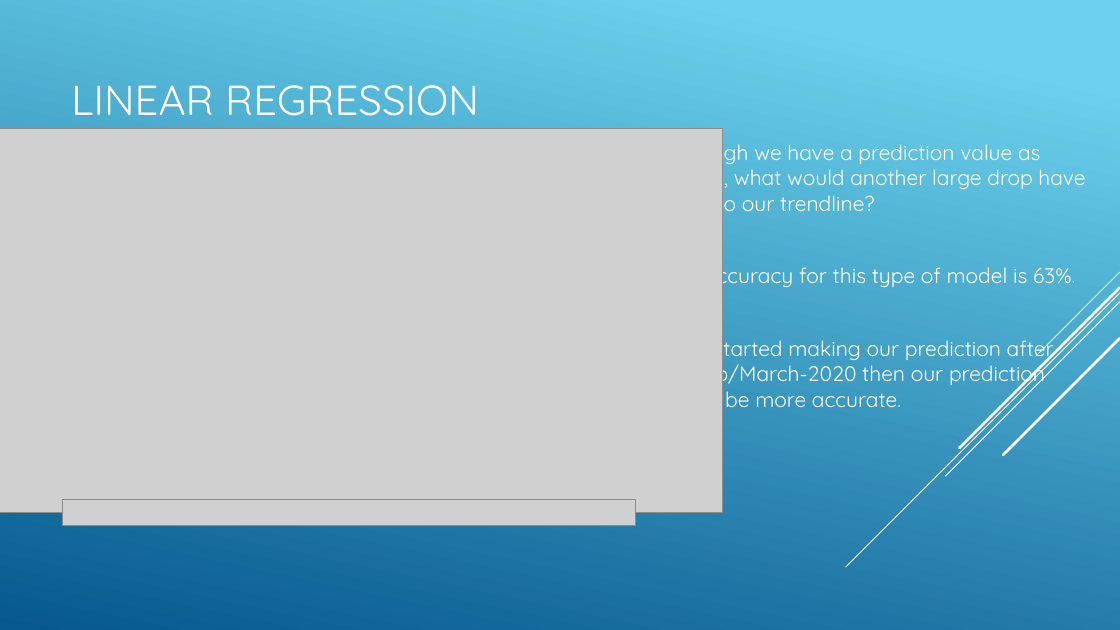
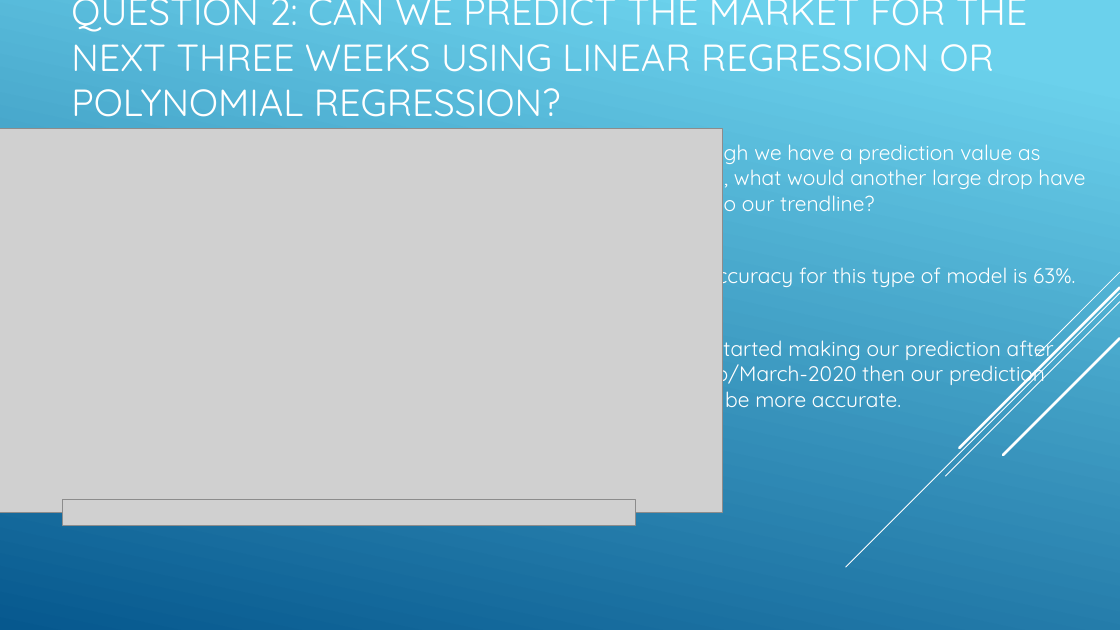
Before and after one commit to Bandelero/Covids-Effect-on-the-Stock-Market, a slide deck: slide 6 of Project1.pptx (slide 5 before the commit). Drawn at 1120x630 pixels with LibreOffice and Linux fonts; fonts in the diff are those of the drawing; grey boxes stand for pictures. Boxes give left, top, right and bottom in pixels: in the first picture for what was removed or moved away, otherwise in the second. Text is boxed around its words. In the diff, an @@ line names an element or a change of style, - is before the commit and + after.

Commit message:
added question 1 slides

```diff
--- a/Project1.pptx
+++ b/Project1.pptx
@@ title at (x1=71, y1=0, x2=1028, y2=117): text changed; size 36 to 32.4 pt @@
-LINEAR REGRESSION
+QUESTION 2: CAN WE PREDICT THE MARKET FOR THE NEXT THREE WEEKS USING LINEAR REGRESSION OR POLYNOMIAL REGRESSION?
```
Also in this commit, not shown: 2 other slides changed, 3 slides added, 1 slide removed.
